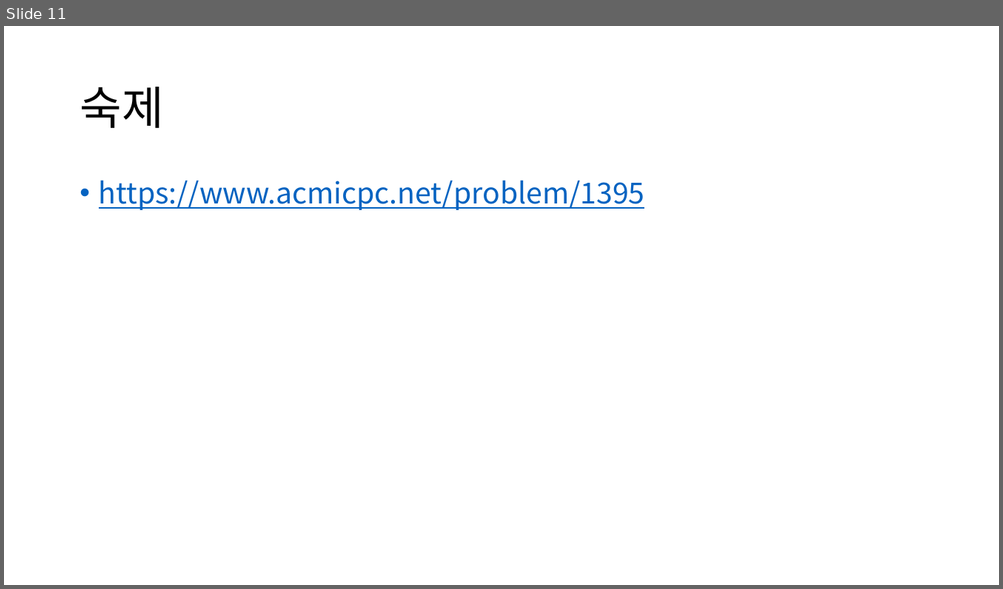
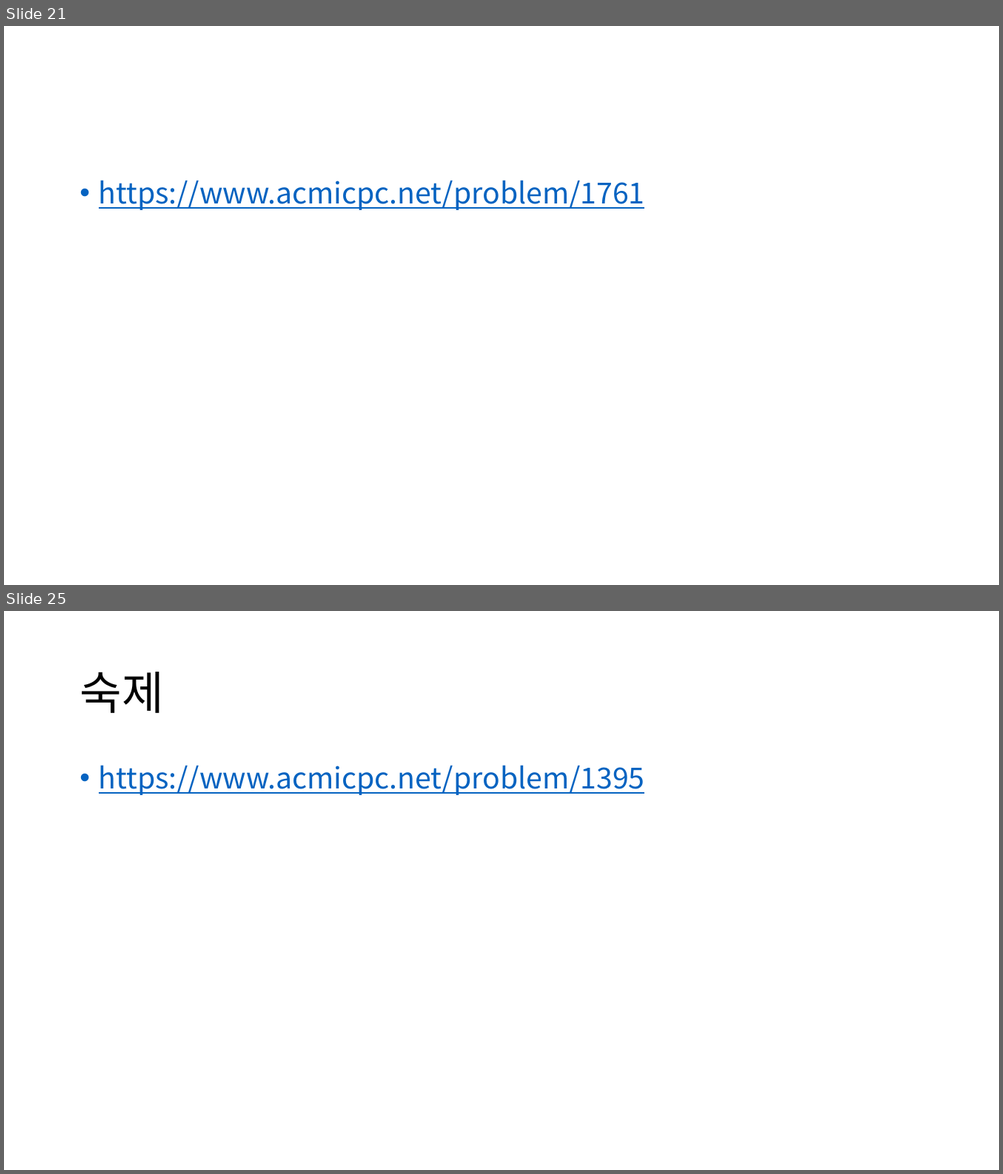
Before and after one commit to ALGOSOPT/algosopt, a slide deck: Chapter24/Lazy Propagation and LCA.pptx. Shown one above the other, each under a label of ours: slide 11 before the commit, slides 21 and 25 after it; the slides between them are not shown. The pictures are 1003x589 and 1003x1174 pixels, drawn with LibreOffice and Linux fonts; fonts in the diff are those of the drawing. Boxes give left, top, right and bottom in pixels: in the first picture for what was removed or moved away, otherwise in the second. Text is boxed around its words. In the diff, an @@ line names an element or a change of style, - is before the commit and + after.

```diff
--- a/Chapter24/Lazy Propagation and LCA.pptx
+++ b/Chapter24/Lazy Propagation and LCA.pptx
@@ slide 21 added at [4,26,999,585], background #FFFFFF @@
@@ text added at [99,180,645,210], 28 pt, text #0563C1, underline @@
+• https://www.acmicpc.net/problem/1761
@@ what was slide 11 is now slide 25 @@
```
Also in this commit, not shown: 1 slide changed, 15 other slides added, 2 slides removed, 2 other files.
